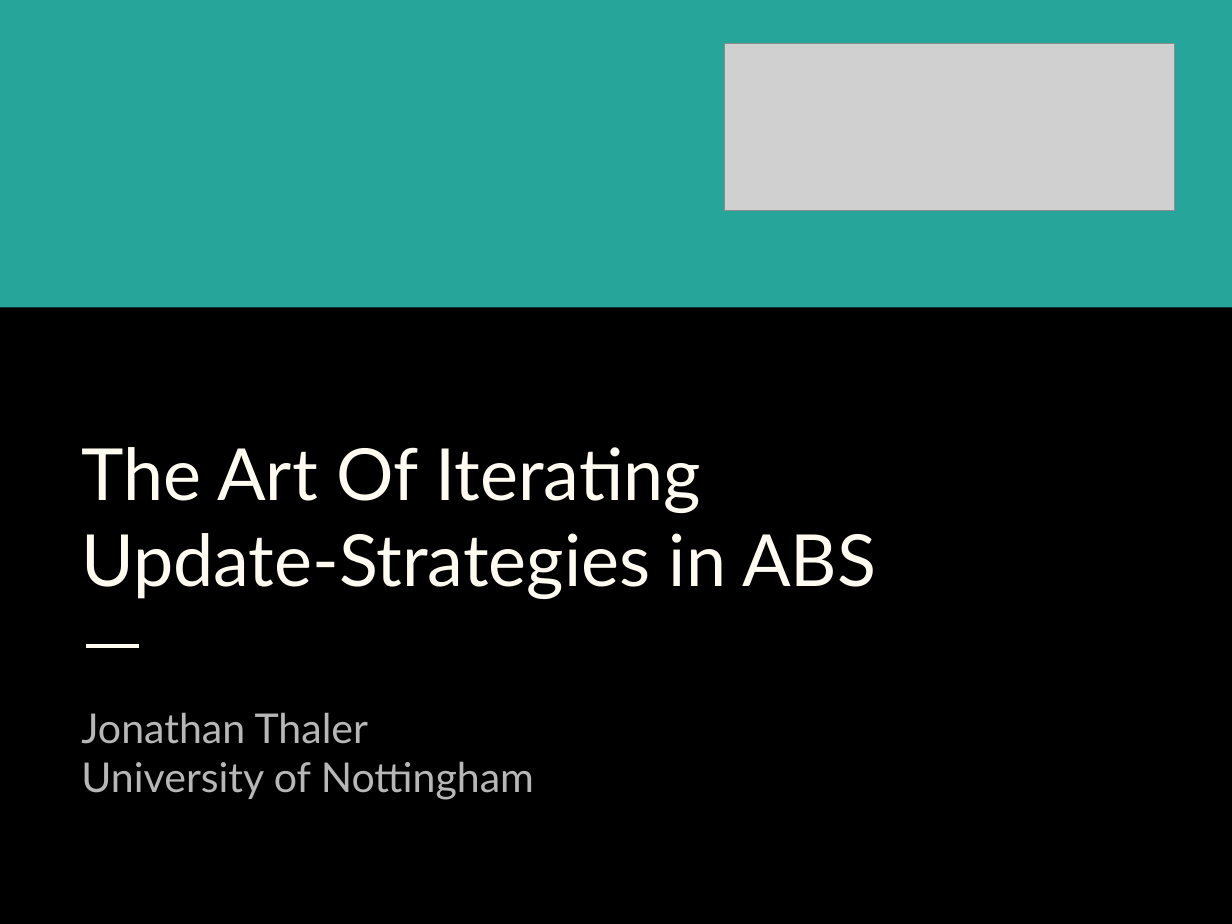
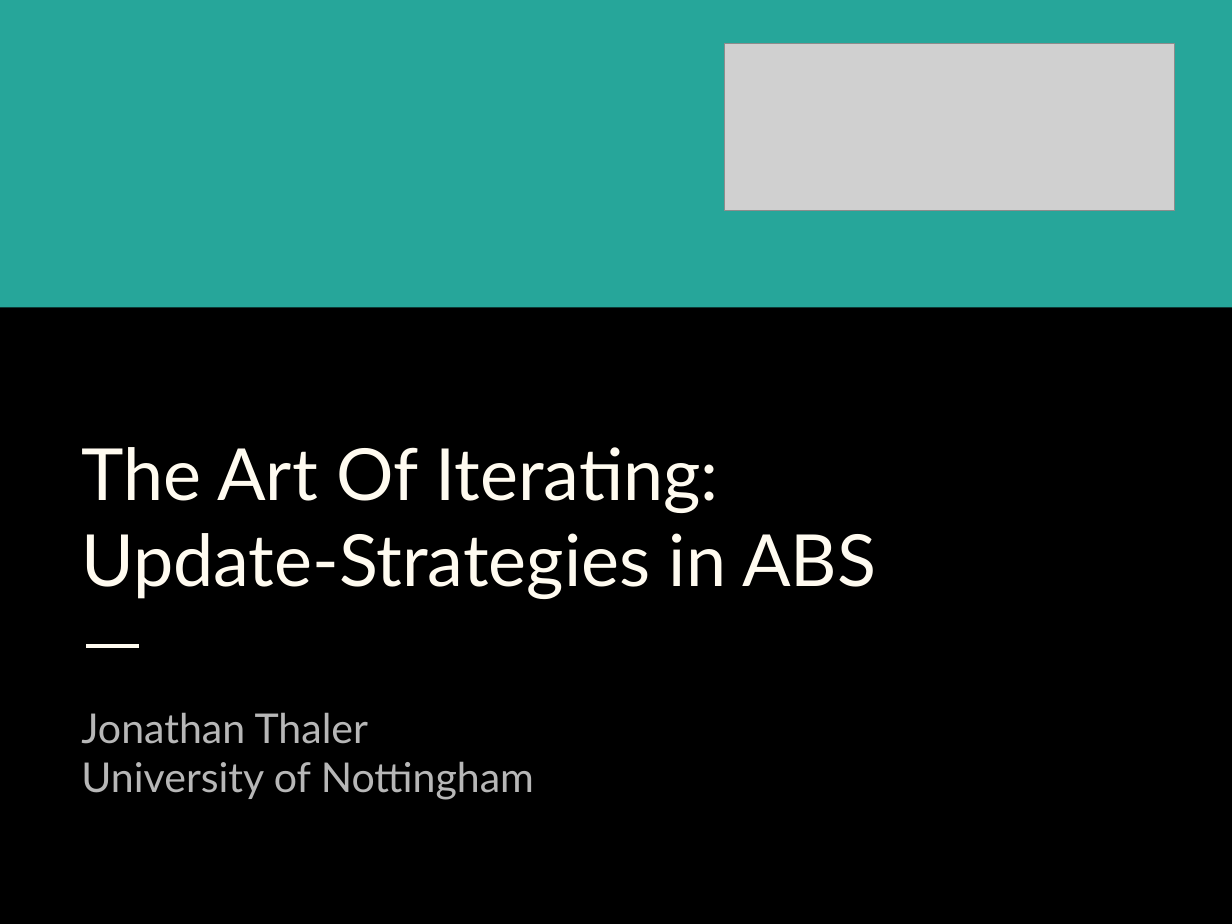
Before and after one commit to thalerjonathan/phd, a slide deck: slide 1 of presentations/ssc2017/SSC 2017.pptx. Drawn at 1232x924 pixels with LibreOffice and Linux fonts; fonts in the diff are those of the drawing; grey boxes stand for pictures. Boxes give left, top, right and bottom in pixels: in the first picture for what was removed or moved away, otherwise in the second. Text is boxed around its words. In the diff, an @@ line names an element or a change of style, - is before the commit and + after.

Commit message:
final version of SSC2017 presentation

```diff
--- a/presentations/ssc2017/SSC 2017.pptx
+++ b/presentations/ssc2017/SSC 2017.pptx
@@ title at (81, 447, 719, 513): text changed @@
-The Art Of Iterating
+The Art Of Iterating:
```
